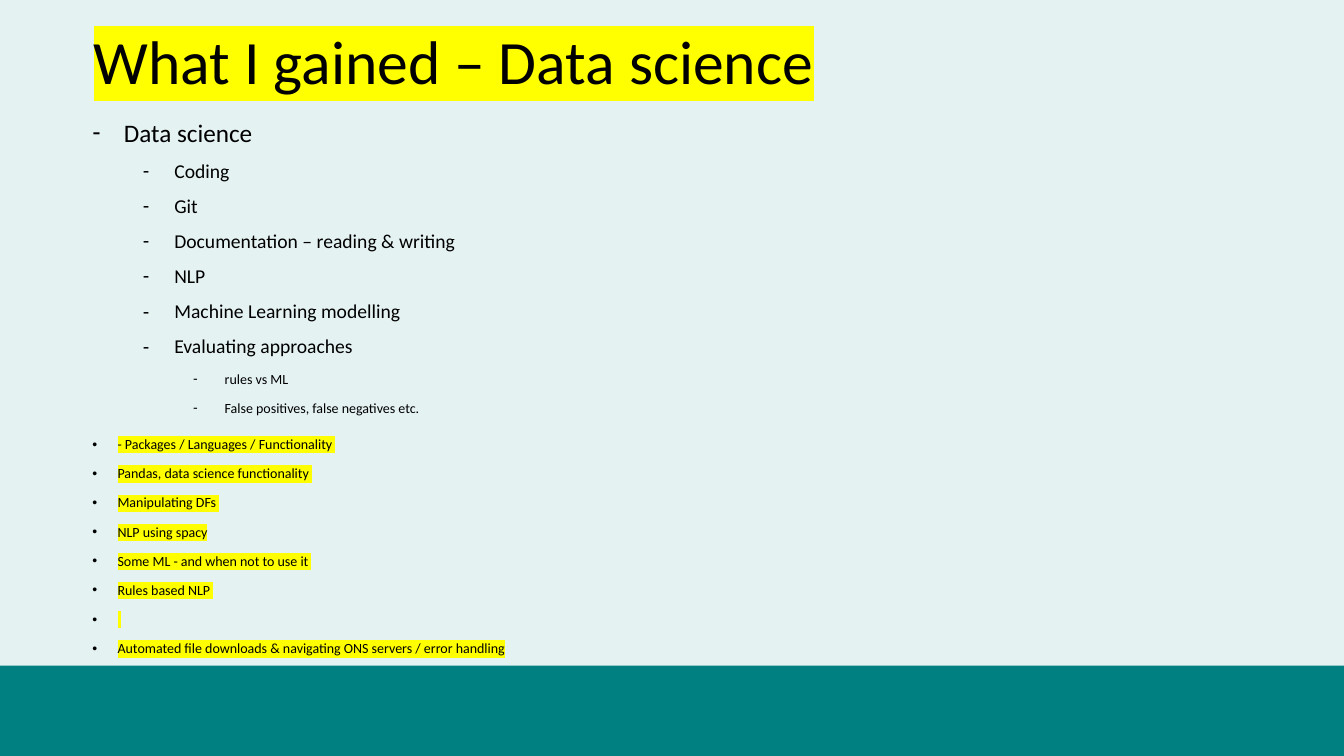
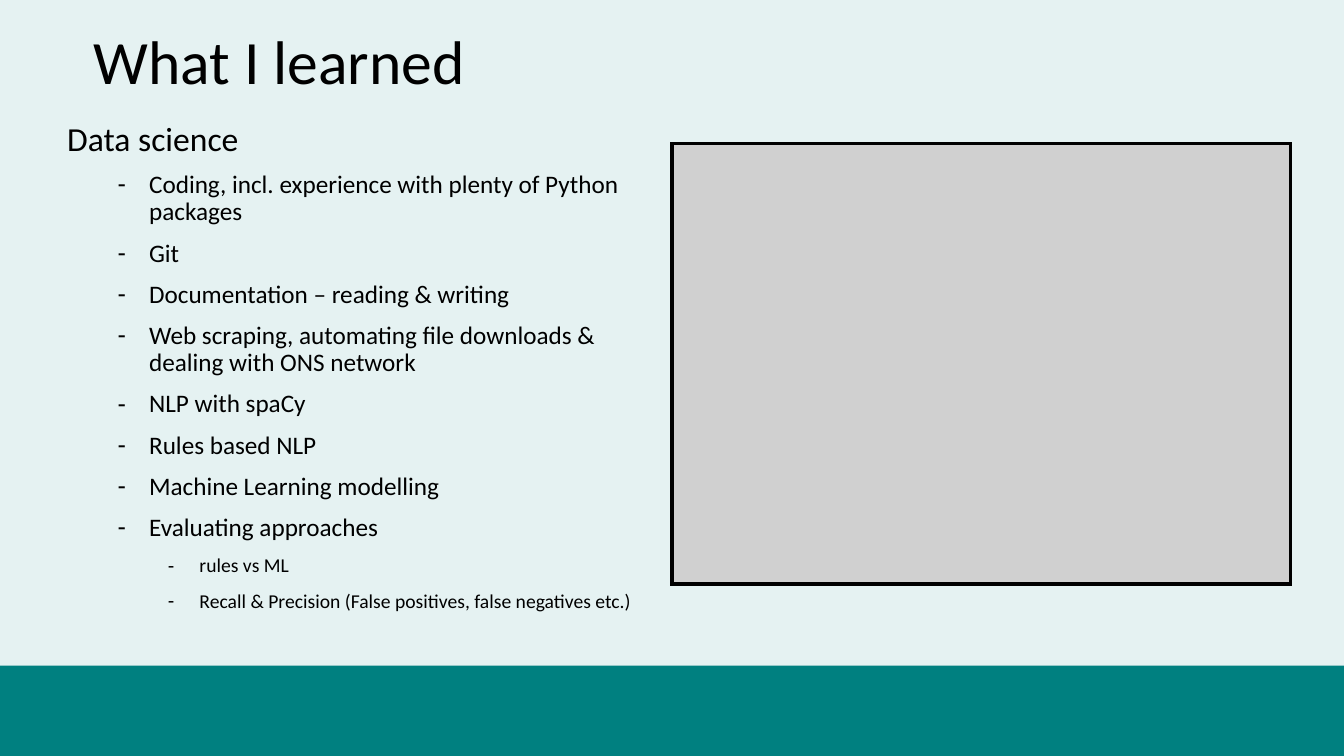
Before and after one commit to datasciencecampus/uk-parliament-stats, a slide deck: slide 9 of user-engagement/fpp-presentation.pptx (slide 6 before the commit). Drawn at 1344x756 pixels with LibreOffice and Linux fonts; fonts in the diff are those of the drawing; grey boxes stand for pictures; background and template pictures are left out. Boxes give left, top, right and bottom in pixels: in the first picture for what was removed or moved away, otherwise in the second. Text is boxed around its words. In the diff, an @@ line names an element or a change of style, - is before the commit and + after.

```diff
--- a/user-engagement/fpp-presentation.pptx
+++ b/user-engagement/fpp-presentation.pptx
@@ title at [94,41,465,85]: text changed @@
-What I gained – Data science
+What I learned
@@ text "Data science": place and size @@
-text "Data science" at [118,124,505,656]
+text "Data science" at [67,128,630,612]
@@ text at [67,128,509,572]: size 18 to 24 pt in "Data science"; size 14 to 18 pt in "Git", "Documentation – reading & writing", "Machine Learning modelling", "Evaluating approaches"; size 10 to 14 pt in "rules vs ML"; bullet - to none @@
@@ picture added at [673,143,1291,584] @@
@@ rectangle added at [673,143,1291,584], outline #000000 2.25 pt @@
@@ text at [149,175,618,225]: text changed; size 14 to 18 pt @@
-  – Coding
+  – Coding, incl. experience with plenty of Python packages
@@ text at [149,326,572,454]: text changed; size 14 to 18 pt @@
-  – NLP
+  – Web scraping, automating file downloads & dealing with ONS network
+  – NLP with spaCy
+  – Rules based NLP
@@ text at [199,594,630,612]: text changed; size 10 to 14 pt @@
-    – False positives, false negatives etc.
-• - Packages / Languages / Functionality
-• Pandas, data science functionality
-• Manipulating DFs
-• NLP using spacy
-• Some ML - and when not to use it
-• Rules based NLP
-• Automated file downloads & navigating ONS servers / error handling
+    – Recall & Precision (False positives, false negatives etc.)
```
Also in this commit, not shown: 5 other slides changed, 5 slides added, 3 slides removed, 2 other files.
